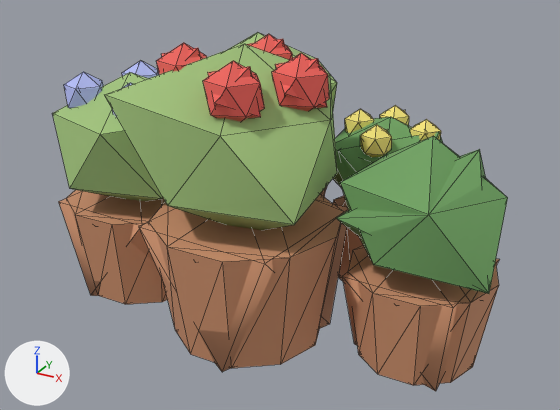
Before and after pictures for a commit that changed the glTF model uminagi-assets/glb/plant_pots.glb.
Rendered twice from a 50 mm lens placed at (0.907, -1.483, 1.104), pointed at (0.023, 0.124, 0.3). Arrows for +X, +Y and +Z are at lower left; the lights stay in place. The picture after the commit comes second. Mesh edges are drawn as thin lines. Where no turn or scale is listed for an object, it has been applied to the vertices. Vertices at exactly the same position are counted once.

Before the edit, the objects in view are built like this:
```python
me_plant_pots_body = bpy.data.meshes.new('plant_pots_body')
me_plant_pots_body.from_pydata(...)  # 404 vertices, 700 faces; spans x -0.605..0.605, y -0.43..0.43, z -0.368..0.368
# faces by material slot: [180, 180, 60, 80, 40, 80, 80]
me_plant_pots_body.materials.append(mat_terracotta)  # beige #d3956f
me_plant_pots_body.materials.append(mat_soil)  # brown #897359
me_plant_pots_body.materials.append(mat_leaf_light)  # green #a2c47c
me_plant_pots_body.materials.append(mat_flower_red)  # red #ed6159
me_plant_pots_body.materials.append(mat_leaf)  # green #6fa261
me_plant_pots_body.materials.append(mat_hydrangea)  # blue #b3bcf6
me_plant_pots_body.materials.append(mat_flower_yellow)  # yellow #f9e77c
me_plant_pots_lod1 = bpy.data.meshes.new('plant_pots_lod1')
me_plant_pots_lod1.from_pydata(...)  # 159 vertices, 202 faces; spans x -0.594..0.594, y -0.428..0.428, z -0.37..0.37
# faces by material slot: [56, 34, 54, 32, 18, 4, 4]
me_plant_pots_lod1.materials.append(mat_terracotta)  # beige #d3956f
me_plant_pots_lod1.materials.append(mat_soil)  # brown #897359
me_plant_pots_lod1.materials.append(mat_leaf_light)  # green #a2c47c
me_plant_pots_lod1.materials.append(mat_flower_red)  # red #ed6159
me_plant_pots_lod1.materials.append(mat_leaf)  # green #6fa261
me_plant_pots_lod1.materials.append(mat_hydrangea)  # blue #b3bcf6
me_plant_pots_lod1.materials.append(mat_flower_yellow)  # yellow #f9e77c
ob_plant_pots_body = bpy.data.objects.new('plant_pots_body', me_plant_pots_body)
ob_plant_pots_body.location = (0.005, 0.202, 0.368)
ob_plant_pots_lod1 = bpy.data.objects.new('plant_pots_lod1', me_plant_pots_lod1)
ob_plant_pots_lod1.location = (0.016, 0.203, 0.367)
```
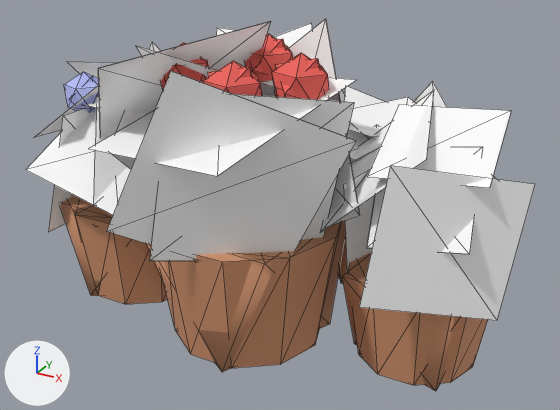
Where the newer file only moved an object's origin or applied its transform, the numbers keep the older frame.

Changed parts and their boxes (x1, y1, x2, y2) in the pictures (560 x 410 px; the box of a moved part takes in the faces that stretch with it):
'plant_pots_body', reshaped (15% wider)
    before: (64, 32, 508, 385)
    after: (26, 21, 535, 385)
'plant_pots_lod1', reshaped
    before: (52, 33, 499, 391)
    after: (40, 19, 483, 391)
part 1 of me_plant_pots_body, moved or reshaped (not visible afterwards)
    before: (105, 44, 337, 230)
part 2 of me_plant_pots_body, moved or reshaped (not visible afterwards)
    before: (340, 136, 508, 294)
part 3 of me_plant_pots_body, moved or reshaped (not visible afterwards)
    before: (74, 72, 158, 201)
part 4 of me_plant_pots_body, moved or reshaped (not visible afterwards)
    before: (333, 117, 412, 188)
part 5 of me_plant_pots_body, moved or reshaped (not visible afterwards)
    before: (255, 32, 337, 104)
part 6 of me_plant_pots_body, added
    after: (26, 21, 535, 321)
part 7 of me_plant_pots_lod1, moved or reshaped (not visible afterwards)
    before: (338, 132, 443, 174)
part 8 of me_plant_pots_lod1, rebuilt
    before: (105, 44, 337, 228)
    after: (289, 19, 360, 225)
part 9 of me_plant_pots_lod1, rebuilt (not visible afterwards)
    before: (52, 78, 163, 199)
part 10 of me_plant_pots_lod1, built on
    before: (78, 33, 486, 244)
    after: (40, 25, 483, 387)

Diff of the bpy script that builds the scene:
```diff
--- a/uminagi-assets/glb/plant_pots.glb.py
+++ b/uminagi-assets/glb/plant_pots.glb.py
@@ me_plant_pots_body @@
-me_plant_pots_body.from_pydata(...)  # 404 vertices, 700 faces; spans x -0.605..0.605, y -0.43..0.43, z -0.368..0.368
+me_plant_pots_body.from_pydata(...)  # 544 vertices, 770 faces; spans x -0.663..0.649, y -0.548..0.455, z -0.368..0.414
+# me_plant_pots_body part 1: the loose piece of 12 vertices spanning x -0.287..0.213, y -0.422..0.069, z -0.099..0.368 is scaled about its middle by 0.583, then moved by (0.013, -0.01, -0.071), in mat_leaf_dark (green #4b8155)
+# me_plant_pots_body part 2: the loose piece of 12 vertices spanning x 0.233..0.605, y -0.295..0.062, z -0.15..0.191 is scaled about its middle by 0.583, then moved by (-0.001, 0.006, -0.058), in mat_leaf_dark (green #4b8155)
+# me_plant_pots_body part 3: the loose piece of 12 vertices spanning x -0.589..-0.133, y -0.331..0.078, z -0.13..0.239 is scaled about its middle by 0.583, then moved by (-0.018, 0.002, -0.061), in mat_leaf_dark (green #4b8155)
+# me_plant_pots_body part 4: the loose piece of 12 vertices spanning x 0.031..0.378, y 0.086..0.369, z -0.179..0.115 is scaled about its middle by 0.583, then moved by (-0.004, -0.004, -0.048), in mat_leaf_dark (green #4b8155)
+# me_plant_pots_body part 5: the loose piece of 12 vertices spanning x -0.408..0.043, y -0.013..0.43, z -0.128..0.306 is scaled about its middle by 0.583, then moved by (-0.009, -0.004, -0.064), in mat_leaf_dark (green #4b8155)
+# me_plant_pots_body part 6
+# 140 vertices are added at x -0.663..0.649, y -0.548..0.455, z -0.325..0.414
+# 70 new faces join them, mat_shrub_card (white #ffffff)
 me_plant_pots_body.materials.append(mat_terracotta)
 me_plant_pots_body.materials.append(mat_soil)
-me_plant_pots_body.materials.append(mat_leaf_light)  # green #a2c47c
 me_plant_pots_body.materials.append(mat_flower_red)
-me_plant_pots_body.materials.append(mat_leaf)  # green #6fa261
 me_plant_pots_body.materials.append(mat_hydrangea)
 me_plant_pots_body.materials.append(mat_flower_yellow)
+me_plant_pots_body.materials.append(mat_leaf_dark)  # green #4b8155
+me_plant_pots_body.materials.append(mat_shrub_card)  # white #ffffff
@@ me_plant_pots_lod1 @@
-me_plant_pots_lod1.from_pydata(...)  # 159 vertices, 202 faces; spans x -0.594..0.594, y -0.428..0.428, z -0.37..0.37
+me_plant_pots_lod1.from_pydata(...)  # 192 vertices, 211 faces; spans x -0.594..0.62, y -0.544..0.436, z -0.369..0.416
+# me_plant_pots_lod1 part 7: the loose piece of 6 vertices spanning x 0.043..0.32, y 0.079..0.372, z -0.16..0.095 is scaled about its middle by 0.583, then moved by (0.001, -0.004, -0.047), in mat_leaf_dark (green #4b8155)
+# me_plant_pots_lod1 part 8: the loose piece of 12 vertices spanning x -0.298..0.202, y -0.424..0.067, z -0.098..0.37 is rebuilt with 4 vertices and now spans x -0.223..0.297, y -0.243..0.117, z -0.211..0.416, in mat_shrub_card (white #ffffff)
+# me_plant_pots_lod1 part 9: the loose piece of 10 vertices spanning x -0.585..-0.144, y -0.332..0.076, z -0.106..0.24 is rebuilt with 4 vertices and now spans x -0.408..-0.148, y -0.4..-0.064, z -0.071..0.214, in mat_shrub_card (white #ffffff)
+# me_plant_pots_lod1 part 10
+# 29 vertices are removed from x -0.497..0.594, y -0.297..0.428, z -0.37..0.308
+# 51 faces are deleted
+# 76 vertices are added at x -0.593..0.62, y -0.544..0.436, z -0.367..0.415
+# 18 new faces join them, mat_terracotta (beige #d3956f)
+# 13 new faces join them, mat_soil (brown #897359)
+# 32 new faces join them, mat_leaf_dark (green #4b8155)
+# 16 new faces join them, mat_shrub_card (white #ffffff)
+# 12 new faces join them, mat_hydrangea (blue #b3bcf6)
+# 1 new face joins them, mat_flower_yellow (yellow #f9e77c)
 me_plant_pots_lod1.materials.append(mat_terracotta)
 me_plant_pots_lod1.materials.append(mat_soil)
-me_plant_pots_lod1.materials.append(mat_leaf_light)  # green #a2c47c
 me_plant_pots_lod1.materials.append(mat_flower_red)
-me_plant_pots_lod1.materials.append(mat_leaf)  # green #6fa261
 me_plant_pots_lod1.materials.append(mat_hydrangea)
 me_plant_pots_lod1.materials.append(mat_flower_yellow)
+me_plant_pots_lod1.materials.append(mat_leaf_dark)  # green #4b8155
+me_plant_pots_lod1.materials.append(mat_shrub_card)  # white #ffffff
```
